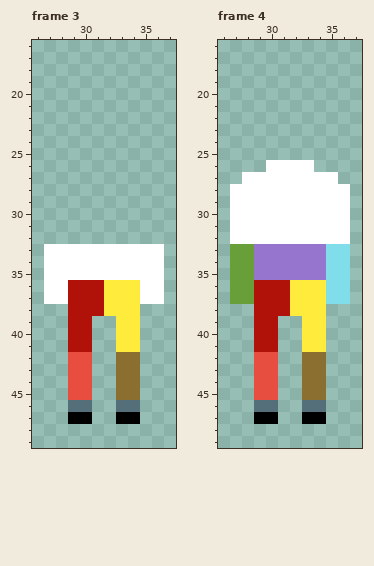
One commit to this pixel-art file: The Fallen Guardian/Assets/Art/Characters/Player/Spawn/Player_Spawn.aseprite. Above: the version before the commit.
64x64 pixels, 6 frames. Shown: frame 3: x 26..37, y 16..49; frame 4: x 26..37, y 16..49. The commit also changed other frames, which this record leaves out.
New version:
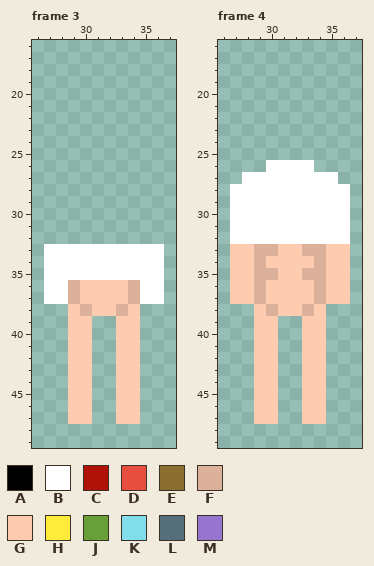
Palette (. is transparent): A #000000  B #ffffff  C #b0120a  D #e84e40  E #8a6f30  F #dcb19b  G #fdcbb0  H #ffeb3b  J #689f38  K #80deea  L #546e7a  M #9575cd
Log entry: Added Player Sword Attack Animations
Changes in this commit:
layer "Parts/Right Leg" now hidden
layer "Parts/Left Leg" now hidden
layer "Parts/Right Arm" now hidden
layer "Parts/Left Arm" now hidden
layer "Parts/Chest" now hidden
layer "Body/White Body, Pick Color in Engine" now shown
--- frame 3, layer "Body/White Body, Pick Color in Engine"
@@ x 26..37 @@
 35 .BBBBBBBBBB.
-36 .BBCCCHHHBB.
-37 .BBCCCHHHBB.
-38 ...CCCHHH...
-39 ...CC..HH...
-40 ...CC..HH...
-41 ...CC..HH...
-42 ...DD..EE...
-43 ...DD..EE...
-44 ...DD..EE...
-45 ...DD..EE...
-46 ...LL..LL...
-47 ...AA..AA...
+36 .BBFGGGGFBB.
+37 .BBFGGGGFBB.
+38 ...GFGGFG...
+39 ...GG..GG...
+40 ...GG..GG...
+41 ...GG..GG...
+42 ...GG..GG...
+43 ...GG..GG...
+44 ...GG..GG...
+45 ...GG..GG...
+46 ...GG..GG...
+47 ...GG..GG...
 48 ............
--- frame 4, layer "Body/White Body, Pick Color in Engine"
@@ x 26..37 @@
 32 .BBBBBBBBBB.
-33 .JJMMMMMMKK.
-34 .JJMMMMMMKK.
-35 .JJMMMMMMKK.
-36 .JJCCCHHHKK.
-37 .JJCCCHHHKK.
-38 ...CCCHHH...
-39 ...CC..HH...
-40 ...CC..HH...
-41 ...CC..HH...
-42 ...DD..EE...
-43 ...DD..EE...
-44 ...DD..EE...
-45 ...DD..EE...
-46 ...LL..LL...
-47 ...AA..AA...
+33 .GGFFGGFFGG.
+34 .GGFGGGGFGG.
+35 .GGFFGGFFGG.
+36 .GGFGGGGFGG.
+37 .GGFGGGGFGG.
+38 ...GFGGFG...
+39 ...GG..GG...
+40 ...GG..GG...
+41 ...GG..GG...
+42 ...GG..GG...
+43 ...GG..GG...
+44 ...GG..GG...
+45 ...GG..GG...
+46 ...GG..GG...
+47 ...GG..GG...
 48 ............
Where, in picture pixels (left, top, right, bottom), the same in both pictures:
changed: (68, 280, 140, 424)
changed: (230, 244, 350, 424)
